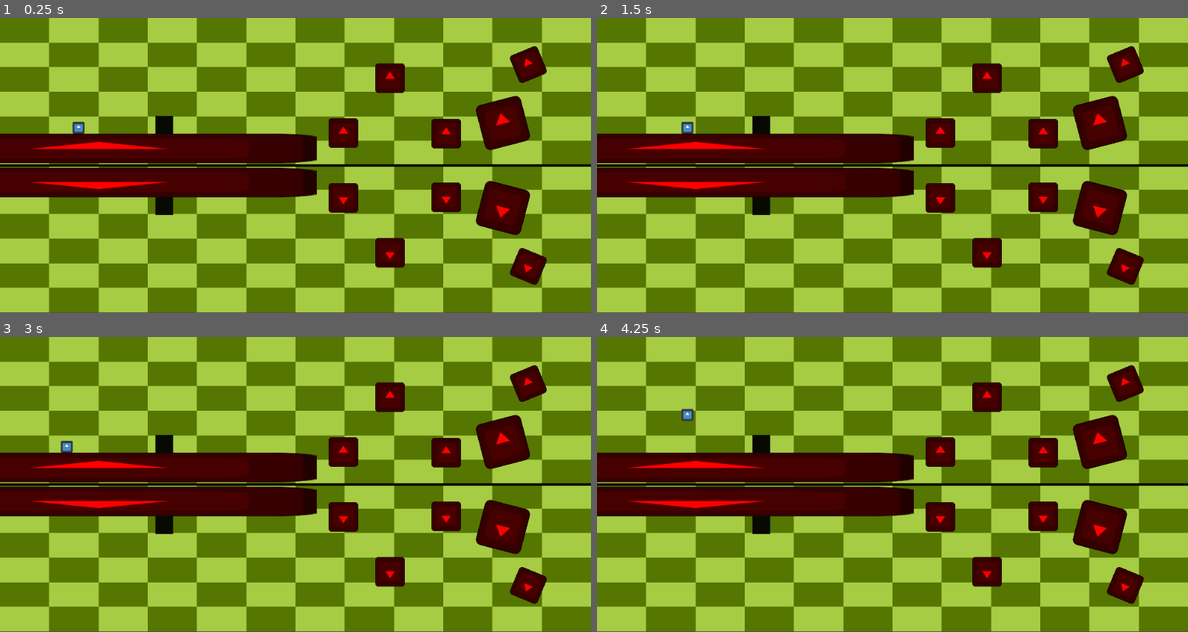
Above: before the commit, frames 1-4 (two rows, left to right).
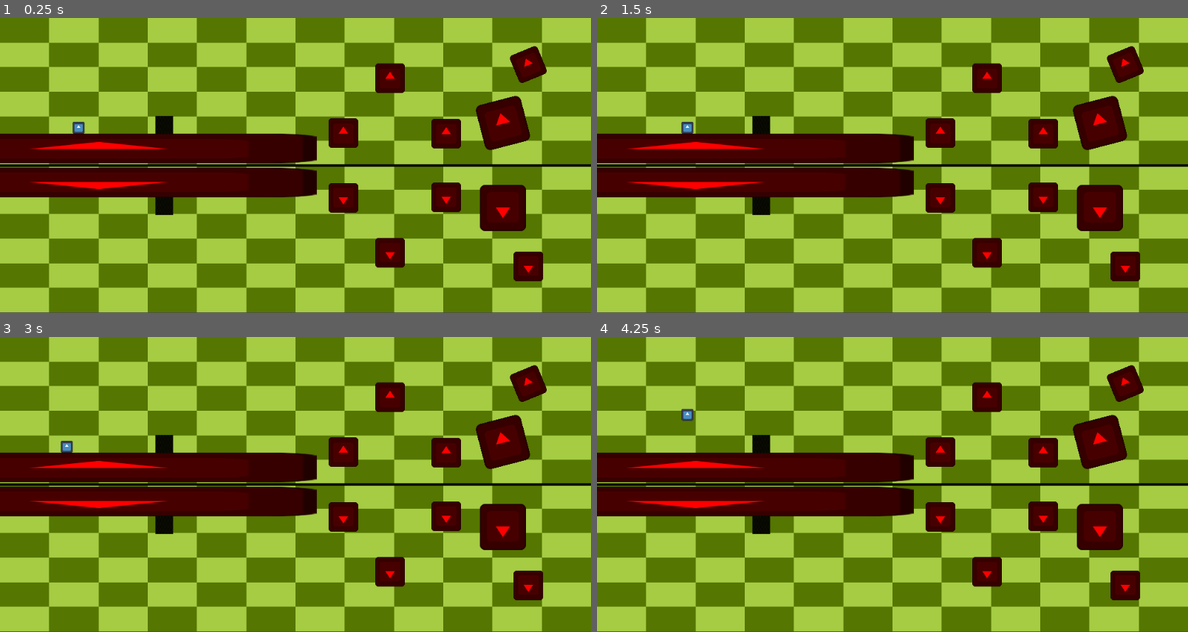
Above: after the commit, the same moments.

Repository: Rinkton/igu-summer-2024
Game: Godot game, scene res://main.tscn
The game is run twice, just before and just after one commit, with the same random seed, the same clock (stepped at 60 frames per second) and the same inputs. The engine's default icon, where the game draws it, is replaced by a stand-in: a white triangle on a blue panel in a dark square.
Inputs (mouse positions are in pixels of both pictures, inside the frame that each line leads up to):
- Up to frame 1 (0.25 s): no input
- Up to frame 2 (1.5 s): tap Enter at 0.5 s; move the mouse to (1022, 150) at 0.52 s; tap A (a) at 0.6 s; tap D (d) at 0.8, 1.35 s; tap Space at 1.25 s; move the mouse to (774, 180) at 1.27 s
- Up to frame 3 (3 s): tap W (w) at 1.55, 2.1 s; move the mouse to (354, 419) at 2.02 s; tap A (a) at 2.3, 2.85 s; tap Enter at 2.75 s; move the mouse to (265, 543) at 2.77 s
- Up to frame 4 (4.25 s): tap D (d) at 3.05, 3.6 s; tap Space at 3.5 s; move the mouse to (1069, 528) at 3.52 s; tap W (w) at 3.8 s

The runs differ from the first frame. In frame 1, 0.4% of the frame differs, in the area x 80-93%, y 55-91%; in frame 2, 0.4%; in frame 3, 0.4%; in frame 4, 0.4%.

Commit message:
Tried to make the disabling of the colliders when the player slide the symmetry

Diff:
--- /dev/null
+++ b/prototypesym/axis.tscn
@@ -0,0 +1,22 @@
+[gd_scene load_steps=4 format=3 uid="uid://biiv6nh0k0pum"]
+
+[sub_resource type="RectangleShape2D" id="RectangleShape2D_3cuv0"]
+size = Vector2(1000, 4)
+
+[sub_resource type="Gradient" id="Gradient_sypy2"]
+offsets = PackedFloat32Array(0)
+colors = PackedColorArray(0, 0, 0, 1)
+
+[sub_resource type="GradientTexture2D" id="GradientTexture2D_i4b8n"]
+gradient = SubResource("Gradient_sypy2")
+width = 1000
+height = 4
+
+[node name="axis" type="StaticBody2D"]
+
+[node name="CollisionShape2D" type="CollisionShape2D" parent="."]
+shape = SubResource("RectangleShape2D_3cuv0")
+disabled = true
+
+[node name="Sprite2D" type="Sprite2D" parent="."]
+texture = SubResource("GradientTexture2D_i4b8n")
--- a/prototypesym/character.gd
+++ b/prototypesym/character.gd
@@ -3,6 +3,12 @@
 var gravity = 30
 var direction := Vector2(0,0)
 var push_force = 20.0
+var axis
+var is_above = true
+
+
+func _ready():
+	axis = get_tree().current_scene.get_node("axis")
 
 func _process(_delta):
 
@@ -16,13 +22,11 @@
 		velocity.y += gravity
 		if velocity.y > 1000:
 			velocity.y = 1000
-	print(is_on_floor())
+	is_above = global_position.y < axis.global_position.y
 
 	if Input.is_action_just_pressed('w') and is_on_floor():
 		velocity.y = -500
 	var horz = Input.get_axis('a','d')
 	velocity.x = 100 * horz
-	print(velocity)
 	velocity.x = 300 * horz
-	print(velocity)
 	move_and_slide()
--- a/prototypesym/main.gd
+++ b/prototypesym/main.gd
@@ -1,9 +1,14 @@
 extends Node2D
 
+
+var character
+
+
 func _ready():
+	character = $character
 	for object in $world_objects.get_children():
 		var new_object = object.duplicate()
-		new_object.set_collision_layer_value(1,false)
+		#new_object.set_collision_layer_value(1,false)
 		object.add_child(new_object)
 
 func _process(_delta):
@@ -21,8 +26,14 @@
 		#object.get_child(2).set_collision_layer_value(1,false)
 		object.get_child(2).get_child(0).material = null
 		object.get_child(2).z_index = -1
-		object.get_child(2).rotation = -object.rotation * 2
+		object.get_child(2).rotation = -object.rotation
 		object.get_child(2).scale = Vector2(-1,-1)
 		object.get_child(2).global_position.x = object.global_position.x
 		object.get_child(2).global_position.y = (250 - object.global_position.y) + 250
 		#new_object.global_position.y = (250 - object.global_position.y)  + 250
+		if character.is_above:
+			object.get_child(2).get_node("CollisionShape2D").disabled = true
+			object.get_node("CollisionShape2D").disabled = false
+		else:
+			object.get_child(2).get_node("CollisionShape2D").disabled = false
+			object.get_node("CollisionShape2D").disabled = true
--- a/prototypesym/main.tscn
+++ b/prototypesym/main.tscn
@@ -1,22 +1,11 @@
-[gd_scene load_steps=11 format=3 uid="uid://c2d6hsho2u8ui"]
+[gd_scene load_steps=9 format=3 uid="uid://c2d6hsho2u8ui"]
 
 [ext_resource type="Texture2D" uid="uid://ikg01mwhr1j2" path="res://bgcheckeredgreen.png" id="1_1rblq"]
 [ext_resource type="Script" path="res://main.gd" id="1_jr1lh"]
 [ext_resource type="PackedScene" uid="uid://bl0p65sry0nln" path="res://character.tscn" id="2_xquvy"]
+[ext_resource type="PackedScene" uid="uid://biiv6nh0k0pum" path="res://axis.tscn" id="3_23kuv"]
 [ext_resource type="PackedScene" uid="uid://bhrou6ujbten2" path="res://obst1.tscn" id="4_72qsx"]
 [ext_resource type="PackedScene" uid="uid://y670nsgjw3ha" path="res://node_2d.tscn" id="5_32rjb"]
-
-[sub_resource type="RectangleShape2D" id="RectangleShape2D_3cuv0"]
-size = Vector2(1000, 4)
-
-[sub_resource type="Gradient" id="Gradient_sypy2"]
-offsets = PackedFloat32Array(0)
-colors = PackedColorArray(0, 0, 0, 1)
-
-[sub_resource type="GradientTexture2D" id="GradientTexture2D_i4b8n"]
-gradient = SubResource("Gradient_sypy2")
-width = 1000
-height = 4
 
 [sub_resource type="Gradient" id="Gradient_4utyb"]
 offsets = PackedFloat32Array(1)
@@ -43,15 +32,8 @@
 scale = Vector2(5.21, 2.605)
 texture = ExtResource("1_1rblq")
 
-[node name="StaticBody2D" type="StaticBody2D" parent="."]
-
-[node name="CollisionShape2D" type="CollisionShape2D" parent="StaticBody2D"]
+[node name="axis" parent="." instance=ExtResource("3_23kuv")]
 position = Vector2(500, 250)
-shape = SubResource("RectangleShape2D_3cuv0")
-
-[node name="Sprite2D" type="Sprite2D" parent="StaticBody2D"]
-position = Vector2(500, 250)
-texture = SubResource("GradientTexture2D_i4b8n")
 
 [node name="character" parent="." instance=ExtResource("2_xquvy")]
 position = Vector2(133, 137)
--- a/prototypesym/obst1.gd
+++ /dev/null
@@ -1,3 +0,0 @@
-extends StaticBody2D
-
-func _process(_d
--- a/prototypesym/obst_1.gd
+++ /dev/null
@@ -1,25 +0,0 @@
-extends StaticBody2D
-
-
-var is_symmetry = false
-var symmetry_self
-
-
-func _ready():
-	if not is_symmetry:
-		symmetry_self = self.duplicate()
-		set_up_symmetry_self()
-		get_tree().current_scene.get_node("mirror_world_objects").add_child(symmetry_self)
-
-func _physics_process(delta):
-	if not is_symmetry:
-		set_up_symmetry_self()
-
-
-func set_up_symmetry_self():
-	symmetry_self.is_symmetry = true # otherwise the symmetry duplicate will create its own symmetry duplicate and so on
-	symmetry_self.get_child(0).material = null
-	symmetry_self.z_index = -1
-	symmetry_self.rotation = -rotation * 2
-	symmetry_self.scale = Vector2(-scale.x,-scale.y)
-	symmetry_self.global_position.y = (250 - global_position.y) + 250
